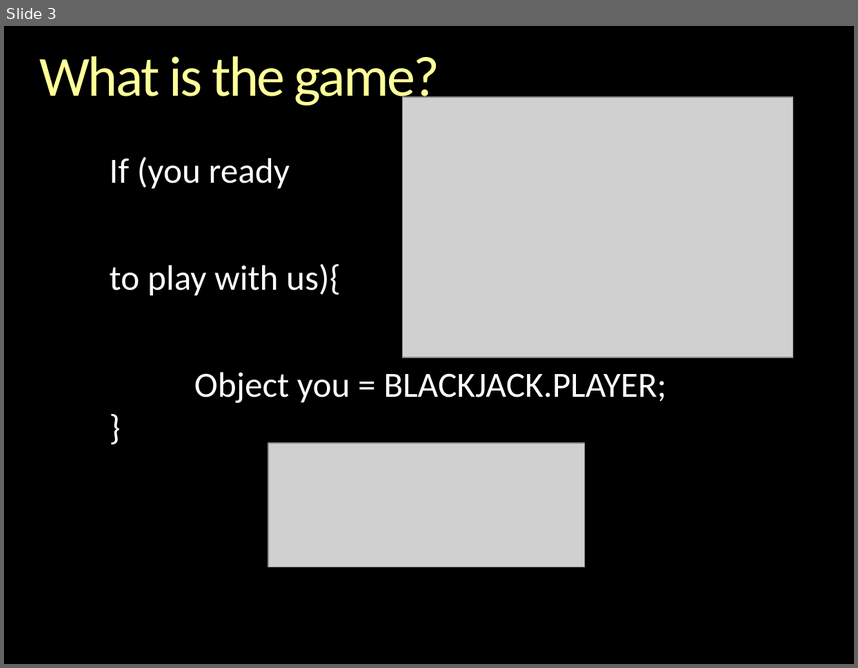
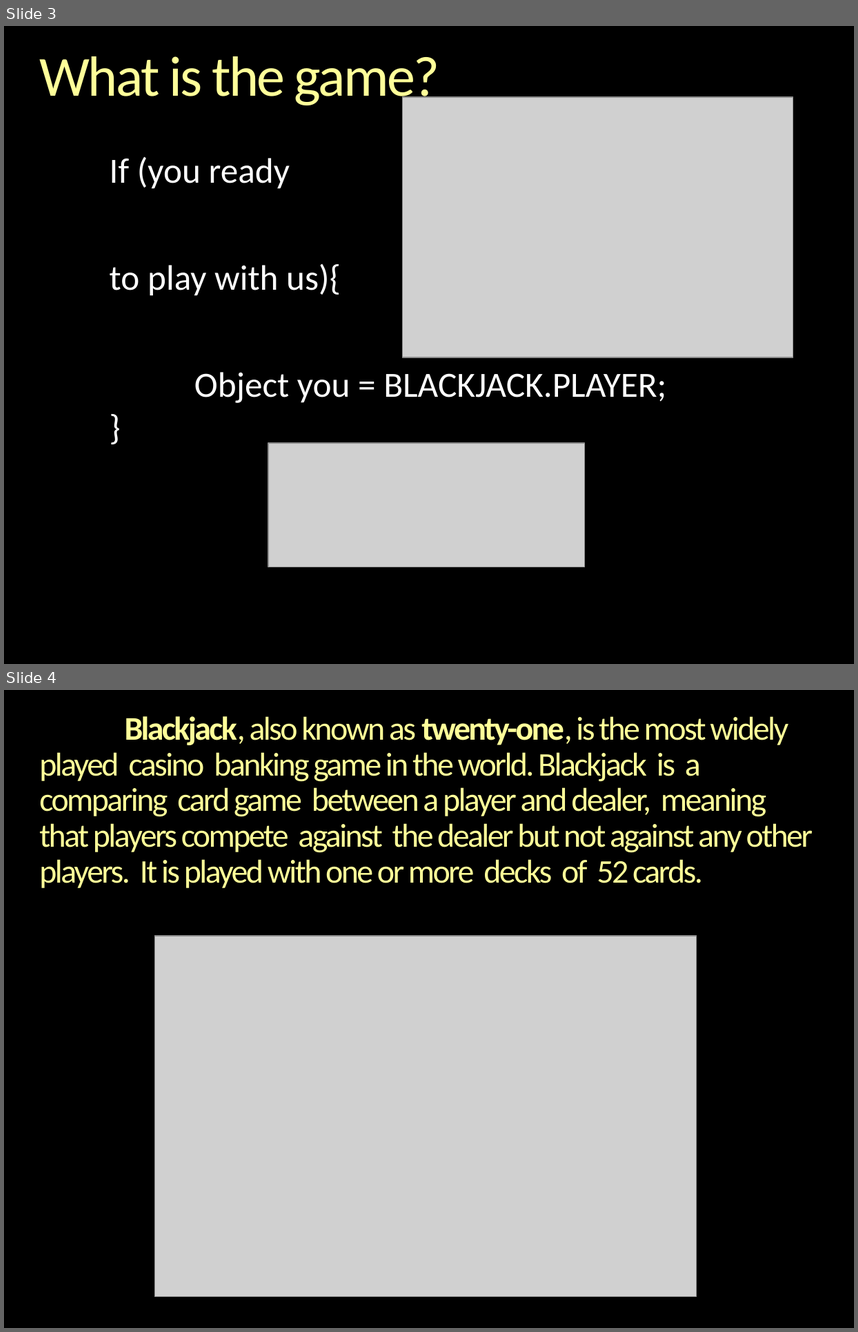
Before and after one commit to m4r71n85/blackjack, a slide deck: JavaScript - Team project.pptx. Shown one above the other, each under a label of ours: slide 3 before the commit, slides 3 and 4 after it. The pictures are 858x668 and 858x1332 pixels, drawn with LibreOffice and Linux fonts; fonts in the diff are those of the drawing; grey boxes stand for pictures; background and template pictures are left out. Boxes give left, top, right and bottom in pixels: in the first picture for what was removed or moved away, otherwise in the second. Text is boxed around its words. In the diff, an @@ line names an element or a change of style, - is before the commit and + after.

```diff
--- a/JavaScript - Team project.pptx
+++ b/JavaScript - Team project.pptx
@@ slide 4 added at (4,690,854,1328), background picture (left out) @@
@@ title added at (39,716,813,888), 28 pt, text gradient #FFFFB9 to #FFFF99 to #F6AE1E @@
+Blackjack, also known as twenty-one, is the most widely played casino banking game in the world. Blackjack is a comparing card game between a player and dealer, meaning that players compete against the dealer but not against any other players. It is played with one or more decks of 52 cards.
@@ picture added at (154,936,697,1296) @@
```
Also in this commit, not shown: 1 other slide added, 1 other file.
